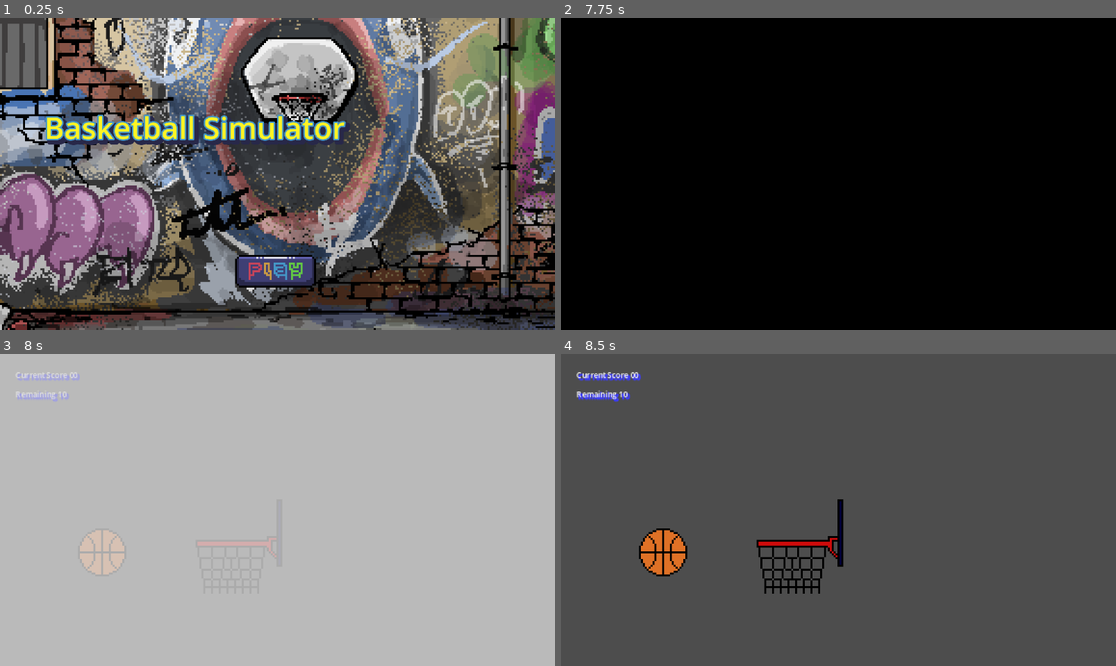
Above: before the commit, frames 1-4 (two rows, left to right).
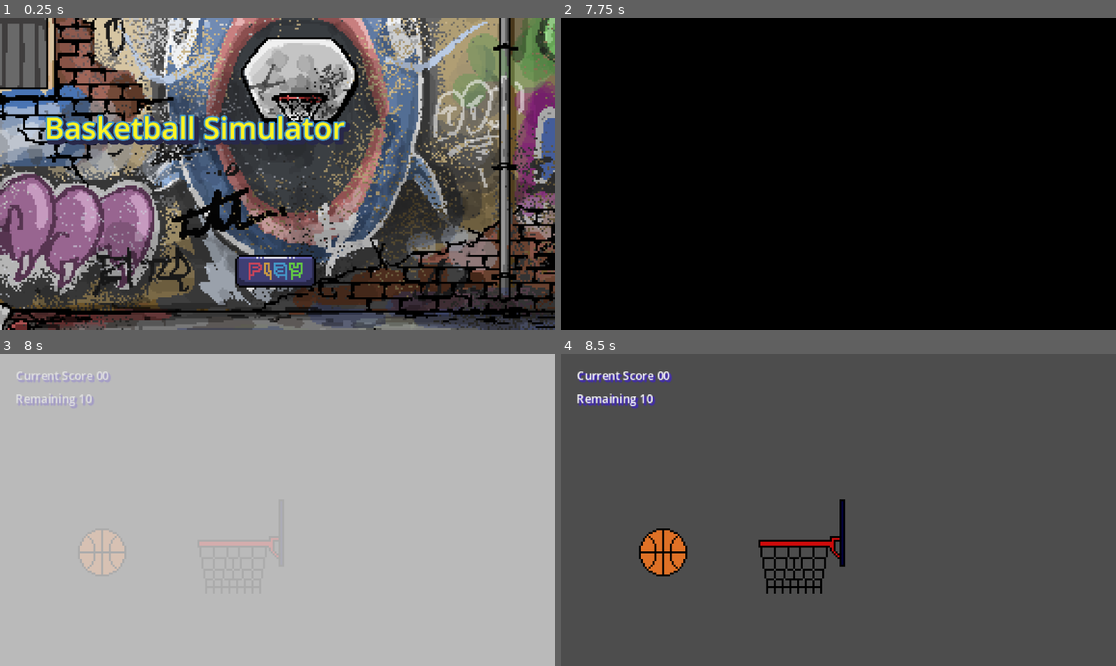
Above: after the commit, the same moments.

Repository: KodeDino/basketball-shooter-simulator
Game: Godot game, scene res://Scenes/MainMenu/MainMenu.tscn
Same seed, same stepped clock (60 frames per second), same inputs: the game is played once before the commit and once after it. Sound files missing from this copy of the repository are replaced by a short silence.
Inputs (mouse positions are in pixels of both pictures, inside the frame that each line leads up to):
- Up to frame 1 (0.25 s): no input
- Up to frame 2 (7.75 s): click (838, 270) at 0.5 s; click (838, 270) at 1.25 s; click (838, 270) at 2 s; tap Enter at 2.75, 4.25, 5.75 s; move the mouse to (960, 158) at 2.77 s; press the mouse at (960, 158) at 2.78 s; release the mouse at (960, 158) at 3.5 s; tap Space at 3.5, 5, 6.5 s; drag from (727, 189) to (810, 236) at 3.52 s; move the mouse to (894, 105) at 4.27 s; press the mouse at (894, 105) at 4.28 s; release the mouse at (894, 105) at 5 s; drag from (810, 236) to (672, 127) at 5.02 s; move the mouse to (1005, 220) at 5.77 s; press the mouse at (1005, 220) at 5.78 s; release the mouse at (1005, 220) at 6.5 s; drag from (672, 127) to (755, 96) at 6.52 s; move the mouse to (866, 174) at 7.27 s; press the mouse at (866, 174) at 7.28 s
- Up to frame 3 (8 s): no input
- Up to frame 4 (8.5 s): release the mouse at (866, 510) at 8 s; drag from (660, 553) to (727, 525) at 8.02 s

Frames 1-2 are identical in both runs. In frame 3, 0.6% of the frame differs, in the area x 3-51%, y 5-66%; in frame 4, 2.0%, in the area x 2-52%, y 5-77%.

Commit message:
feat: level two scene

Diff:
--- a/Autoloads/ScoreManager.gd
+++ b/Autoloads/ScoreManager.gd
@@ -10,3 +10,7 @@
 
 func reduce_change() -> void:
 	_chance -= 1
+
+func reset() -> void:
+	_score = 0
+	_chance = 10
--- a/Scenes/Hud/hud.gd
+++ b/Scenes/Hud/hud.gd
@@ -4,10 +4,8 @@
 @onready var chance_label: Label = $MarginContainer/VBoxContainer/ChanceLabel
 
 
-
 func _ready() -> void:
-	update_score_label()
-	update_change_label()
+	update_display()
 	SignalManager.on_basketball_score.connect(_on_basketball_score)
 	SignalManager.on_basketball_removed.connect(_on_basketball_removed)
 
@@ -25,3 +23,8 @@
 
 func update_change_label() -> void:
 	chance_label.text = "Remaining %02d" % ScoreManager._chance
+
+
+func update_display() -> void:
+	update_score_label()
+	update_change_label()
--- a/Scenes/Levels/LevelOne/LevelOne.tscn
+++ b/Scenes/Levels/LevelOne/LevelOne.tscn
@@ -1,9 +1,11 @@
-[gd_scene load_steps=3 format=3 uid="uid://cbbebvloop21"]
+[gd_scene load_steps=4 format=3 uid="uid://cbbebvloop21"]
 
 [ext_resource type="PackedScene" uid="uid://cnc8vwtc5d7d7" path="res://Scenes/Levels/LevelBase.tscn" id="1_2ocb1"]
+[ext_resource type="PackedScene" uid="uid://b8e4oqdwtwhkv" path="res://Scenes/Levels/LevelTwo/LevelTwo.tscn" id="2_85dct"]
 [ext_resource type="PackedScene" uid="uid://cs7kkatnq4wci" path="res://Scenes/Hoop/Hoop.tscn" id="2_orjfg"]
 
 [node name="LevelOne" instance=ExtResource("1_2ocb1")]
+next_level_scene = ExtResource("2_85dct")
 
 [node name="Hoop" parent="." index="1" instance=ExtResource("2_orjfg")]
-position = Vector2(124, 100)
+position = Vector2(125, 100)
--- /dev/null
+++ b/Scenes/Levels/LevelTwo/LevelTwo.tscn
@@ -0,0 +1,9 @@
+[gd_scene load_steps=3 format=3 uid="uid://b8e4oqdwtwhkv"]
+
+[ext_resource type="PackedScene" uid="uid://cnc8vwtc5d7d7" path="res://Scenes/Levels/LevelBase.tscn" id="1_pwu5e"]
+[ext_resource type="PackedScene" uid="uid://cs7kkatnq4wci" path="res://Scenes/Hoop/Hoop.tscn" id="2_l3d28"]
+
+[node name="LevelTwo" instance=ExtResource("1_pwu5e")]
+
+[node name="Hoop" parent="." index="1" instance=ExtResource("2_l3d28")]
+position = Vector2(150, 75)
--- a/Scenes/Levels/level_base.gd
+++ b/Scenes/Levels/level_base.gd
@@ -1,10 +1,17 @@
 extends Node2D
+
+@export var next_level_scene: PackedScene
+@export var enemy_score: int = 3
+@onready var hud: Control = $CanvasLayer/Hud
+
 
 @onready var basketball_spawn_spot: Marker2D = $BasketballSpawnSpot
 const BASKETBALL = preload("res://Scenes/Basketball/Basketball.tscn")
 
 # Called when the node enters the scene tree for the first time.
 func _ready() -> void:
+	ScoreManager.reset()
+	hud.update_display()
 	spawn_basketball()
 	SignalManager.on_basketball_removed.connect(_on_basketball_removed)
 
@@ -24,3 +31,7 @@
 		basketball.position = basketball_spawn_spot.position
 		add_child(basketball)
 		ScoreManager.reduce_change()
+	else:
+		if ScoreManager._score > enemy_score:
+			# TODO show button to next level scene
+			SceneManager.load_next_scene(next_level_scene)
--- a/assets/LabelSettings/hud_label_setting.tres
+++ b/assets/LabelSettings/hud_label_setting.tres
@@ -6,5 +6,5 @@
 
 [resource]
 font = SubResource("SystemFont_iteex")
-font_size = 4
-shadow_color = Color(0.24, 0.24, 0.96, 1)
+font_size = 6
+shadow_color = Color(0.2585, 0.1782, 0.66, 1)
